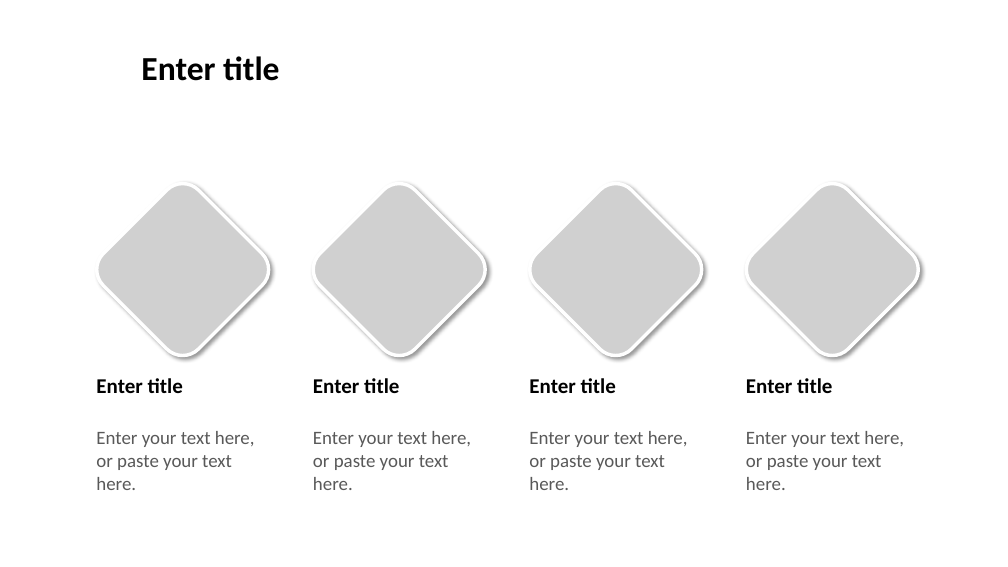
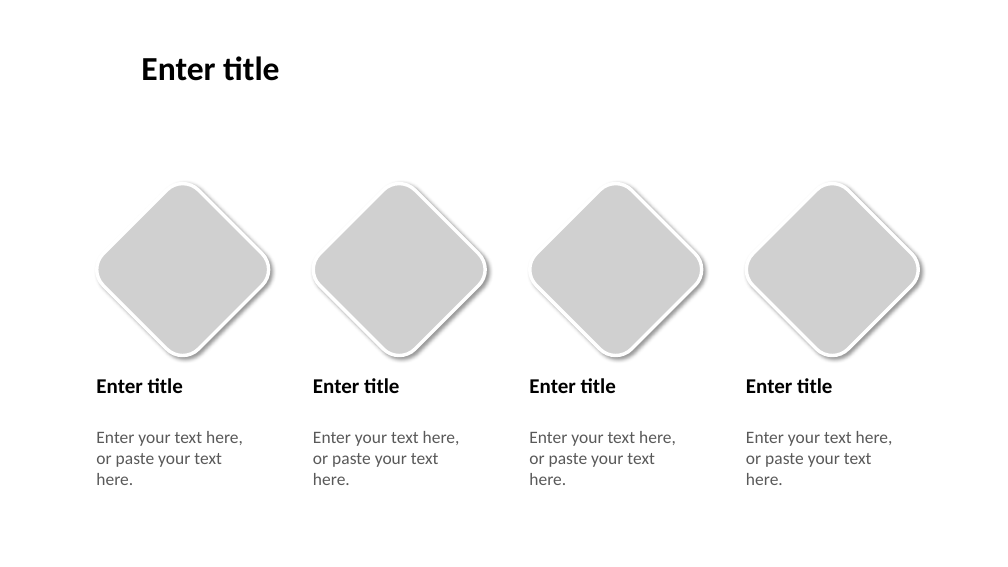
Before and after one commit to thisiskiru/desktop-tutorial, a slide deck: slide 11 of Minimalist Business Report.pptx. Drawn at 1008x567 pixels with LibreOffice and Linux fonts; fonts in the diff are those of the drawing; grey boxes stand for pictures; background and template pictures are left out. Boxes give left, top, right and bottom in pixels: in the first picture for what was removed or moved away, otherwise in the second. Text is boxed around its words. In the diff, an @@ line names an element or a change of style, - is before the commit and + after.

```diff
--- a/Minimalist Business Report.pptx
+++ b/Minimalist Business Report.pptx
@@ size 18 to 16.6 pt; line spacing 1.1 to 1.3 in 4 elements at (96,431,243,485), (313,431,460,485), (529,431,676,485), (746,431,893,485) @@
```
Also in this commit, not shown: 7 other slides changed, 1 slide added, 1 slide removed.
